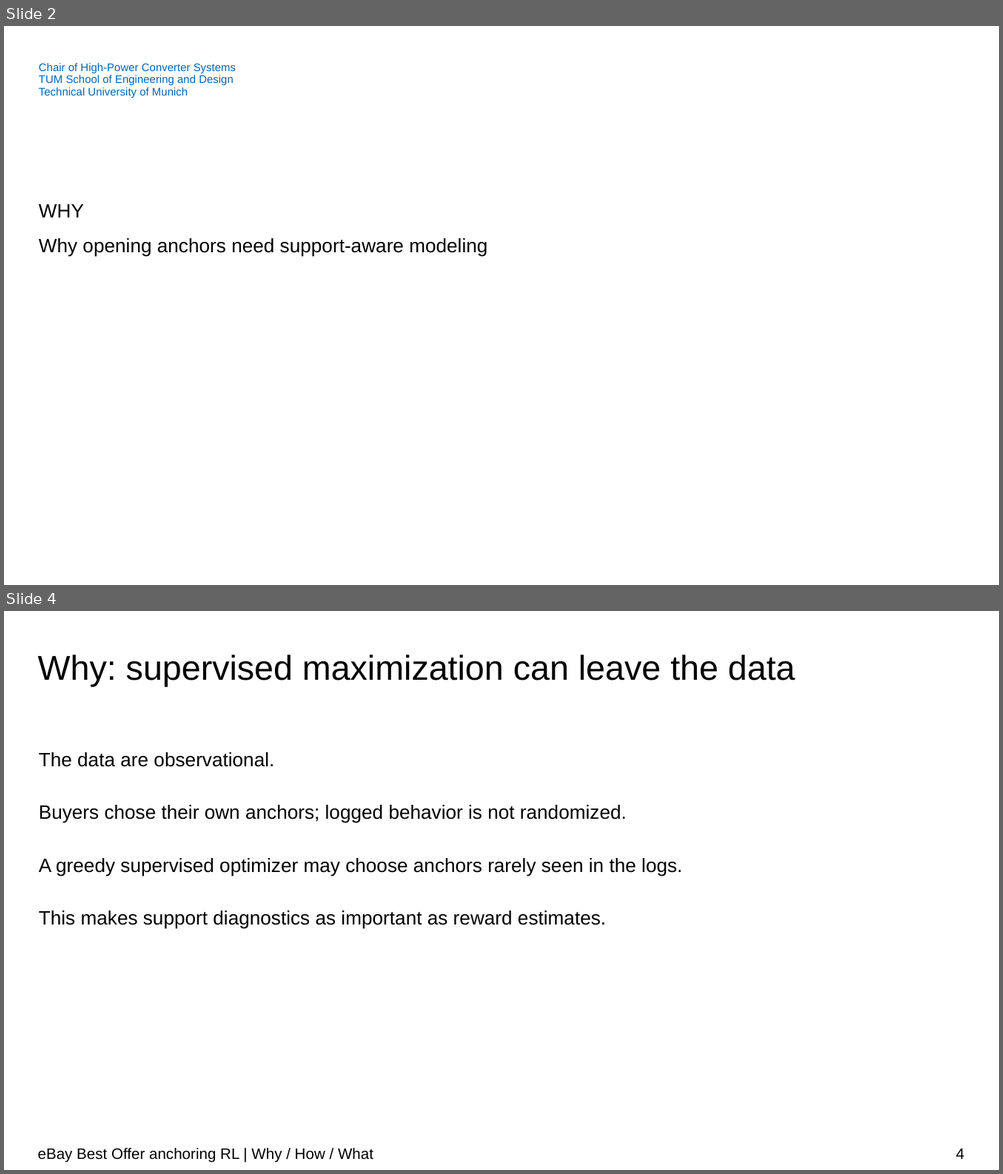
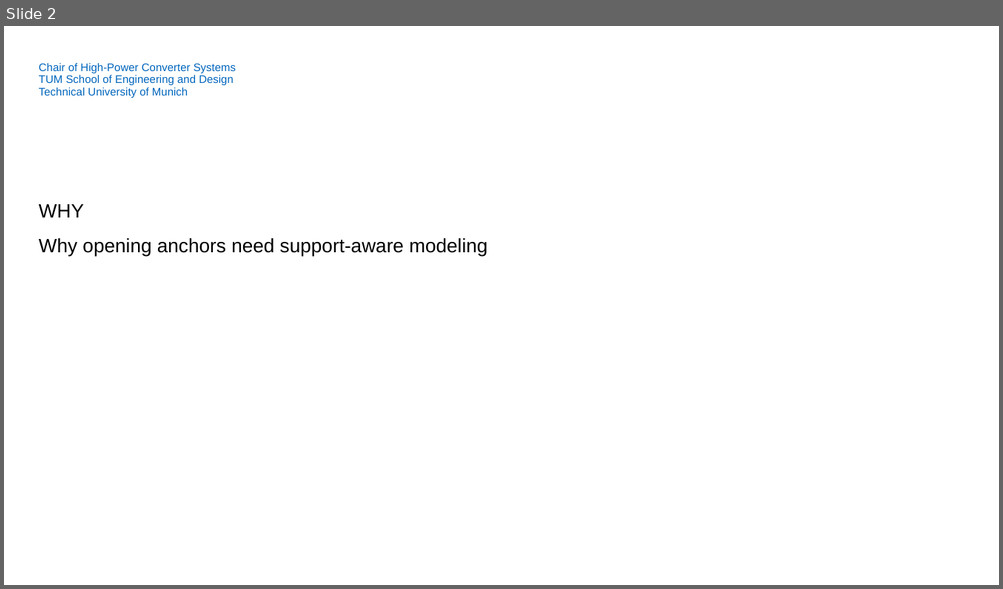
Before and after one commit to soluthan/ebay-anchoring-rl-final, a slide deck: report/ebay_anchoring_rl_presentation.pptx. Shown one above the other, each under a label of ours: slides 2 and 4 before the commit, slide 2 after it; the slides between them are not shown. The pictures are 1003x1174 and 1003x589 pixels, drawn with LibreOffice and Linux fonts; fonts in the diff are those of the drawing; background and template pictures are left out. Boxes give left, top, right and bottom in pixels: in the first picture for what was removed or moved away, otherwise in the second. Text is boxed around its words. In the diff, an @@ line names an element or a change of style, - is before the commit and + after.

```diff
--- a/report/ebay_anchoring_rl_presentation.pptx
+++ b/report/ebay_anchoring_rl_presentation.pptx
@@ slide 4 removed at (x1=4, y1=611, x2=999, y2=1170), background #FFFFFF @@
@@ title removed at (x1=38, y1=655, x2=795, y2=686) @@
-Why: supervised maximization can leave the data
@@ text removed at (x1=39, y1=752, x2=682, y2=929) @@
-The data are observational.
-Buyers chose their own anchors; logged behavior is not randomized.
-A greedy supervised optimizer may choose anchors rarely seen in the logs.
-This makes support diagnostics as important as reward estimates.
@@ text removed at (x1=38, y1=1148, x2=373, y2=1163) @@
-eBay Best Offer anchoring RL | Why / How / What
@@ page number removed at (x1=956, y1=1149, x2=964, y2=1159) @@
-4
```
Also in this commit, not shown: 9 slides changed, 3 slides added, 1 other slide removed, 2 other files.
